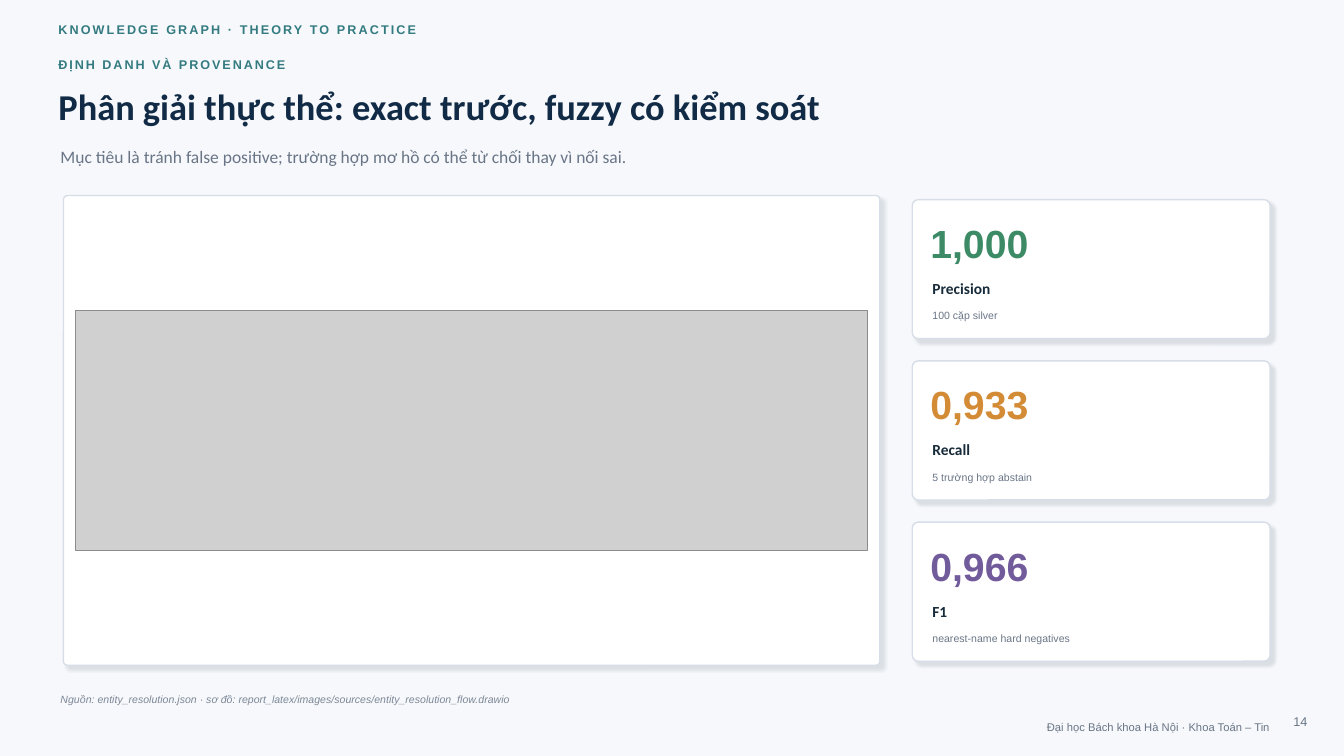
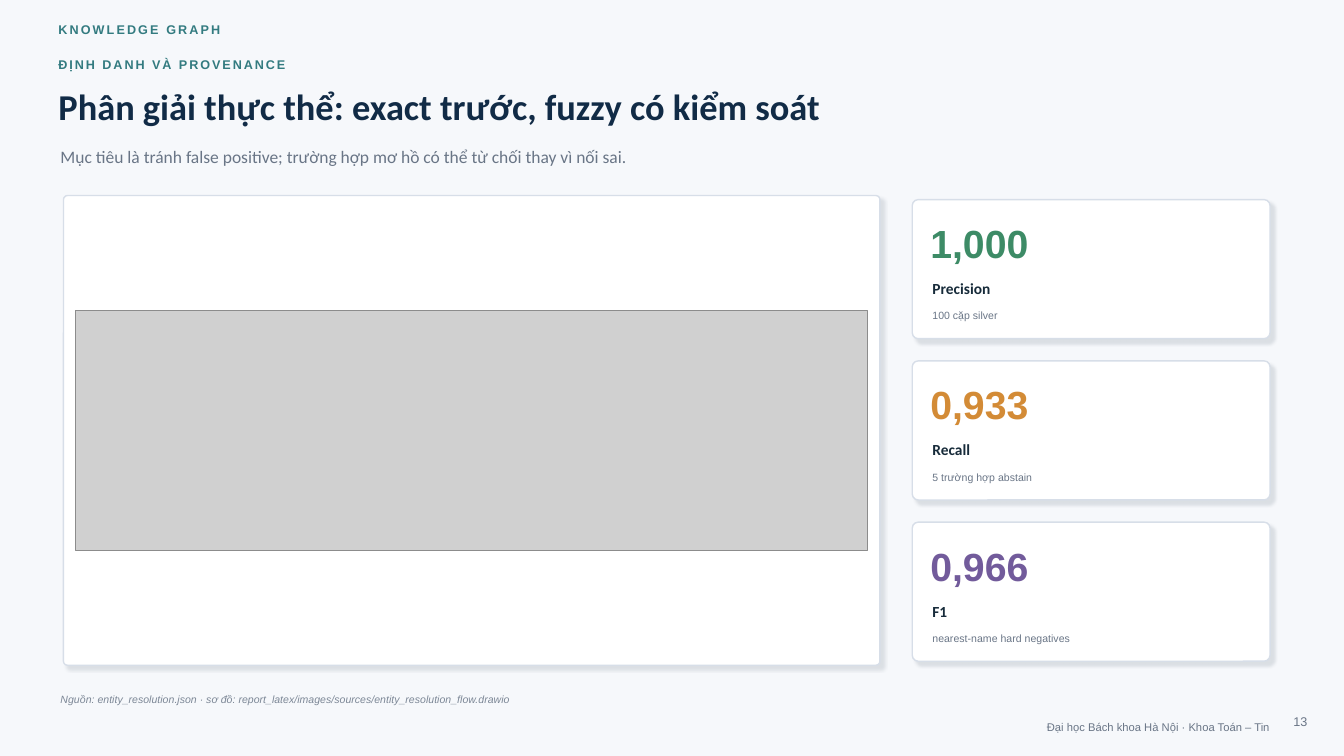
Before and after one commit to khanhhk/advanced_database, a slide deck: slide 13 of docs/deliverables/slide/movie_knowledge_graph_defense.pptx (slide 14 before the commit). Drawn at 1344x756 pixels with LibreOffice and Linux fonts; fonts in the diff are those of the drawing; grey boxes stand for pictures. Boxes give left, top, right and bottom in pixels: in the first picture for what was removed or moved away, otherwise in the second. Text is boxed around its words. In the diff, an @@ line names an element or a change of style, - is before the commit and + after.

```diff
--- a/docs/deliverables/slide/movie_knowledge_graph_defense.pptx
+++ b/docs/deliverables/slide/movie_knowledge_graph_defense.pptx
@@ text at [58, 25, 220, 34]: text changed @@
-KNOWLEDGE GRAPH · THEORY TO PRACTICE
+KNOWLEDGE GRAPH
@@ page number at [1293, 717, 1307, 726]: text changed @@
-14
+13
```
Also in this commit, not shown: 19 other slides changed, 3 slides added, 2 slides removed, 12 other files.
